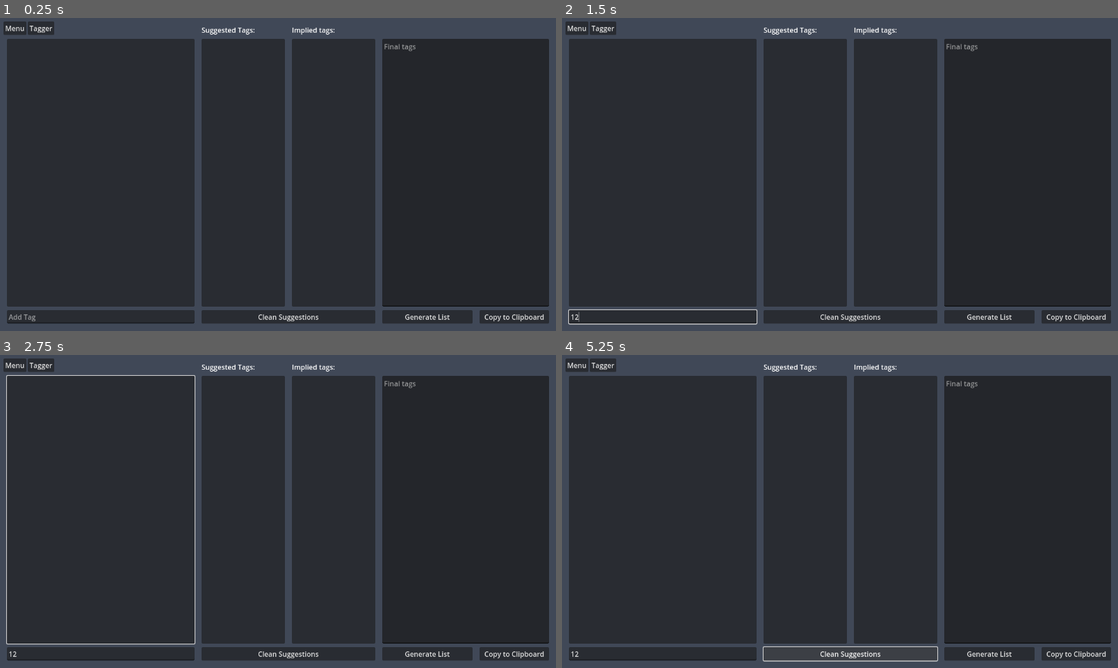
Above: before the commit, frames 1-4 (two rows, left to right).
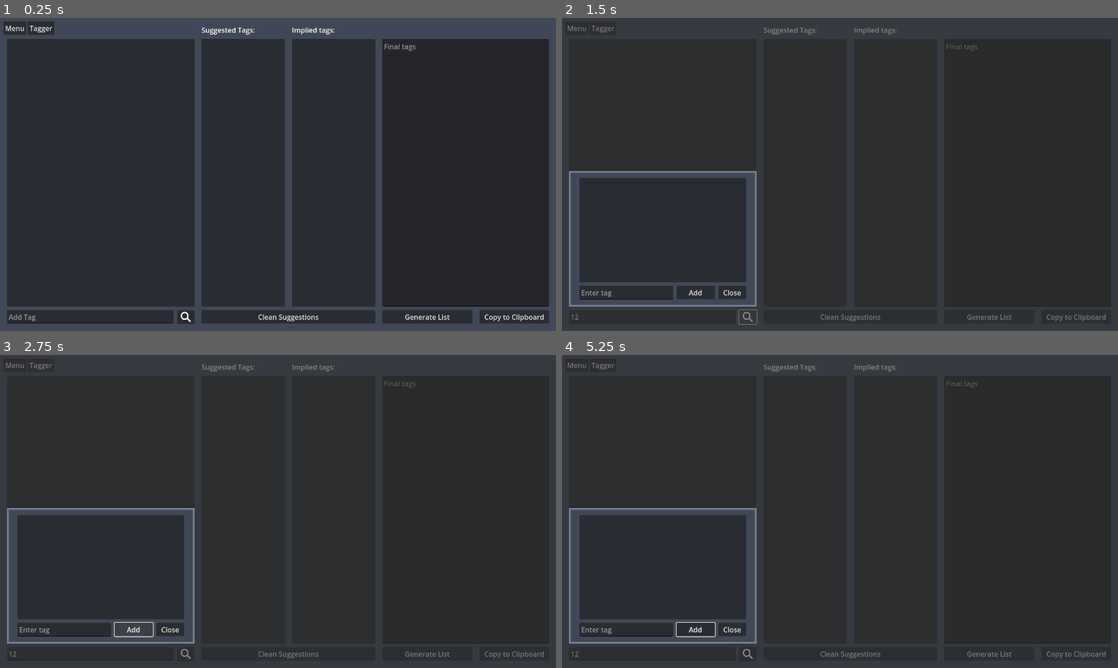
Above: after the commit, the same moments.

Repository: Ketei/e621Tagger
Game: Godot game, scene res://Scenes/application.tscn
Two runs of this game, one before a commit and one after it. Both use one fixed random seed, a clock stepped at 60 frames per second and the inputs below.
Inputs (mouse positions are in pixels of both pictures, inside the frame that each line leads up to):
- Up to frame 1 (0.25 s): no input
- Up to frame 2 (1.5 s): click (662, 315) at 0.52 s; type "12" at 0.6 s; click (745, 318) at 1.27 s
- Up to frame 3 (2.75 s): click (133, 630) at 2 s, where only the run after the commit has a clickable "Add"
- Up to frame 4 (5.25 s): click "Clean Suggestions" at 2.75 s; click "Generate List" at 3.5 s; click "Copy to Clipboard" at 4.25 s; click "Clean Suggestions" at 5 s

The runs differ from the first frame. In frame 1, less than 0.1% of the frame differs, in the area x 31-35%, y 93-98%; in frame 2, 4.5%; in frame 3, 4.9%, in the area x 1-98%, y 2-98%; in frame 4, 4.5%.

Commit message:
Added a tag searcher
Function, scene and icon

Diff:
--- a/Scenes/application.tscn
+++ b/Scenes/application.tscn
@@ -1,10 +1,115 @@
-[gd_scene load_steps=15 format=3 uid="uid://baevxmkhc4c00"]
+[gd_scene load_steps=17 format=3 uid="uid://baevxmkhc4c00"]
 
 [ext_resource type="Script" path="res://Globals/app_script.gd" id="1_3k5pd"]
 [ext_resource type="PackedScene" uid="uid://b6wj2l5tgewim" path="res://Scenes/e621_requester.tscn" id="2_4gepn"]
 [ext_resource type="Script" path="res://Scenes/tagger_controls.gd" id="2_o722f"]
 [ext_resource type="Script" path="res://Classes/list_loader.gd" id="3_nde26"]
+[ext_resource type="Texture2D" uid="uid://dsgcifoux12h5" path="res://Textures/SearchIcon.svg" id="4_83kdk"]
 [ext_resource type="Script" path="res://Classes/taglist_generator.gd" id="5_3orkp"]
+
+[sub_resource type="GDScript" id="GDScript_6n0ht"]
+script/source = "extends Control
+
+signal add_tag_signal(tag_string)
+
+
+@export var tags_to_add: int = 10
+
+@onready var e6_requester_quick_search: e621Requester = $e621RequesterQuickSearch
+@onready var auto_com_line_edit: LineEdit = $AutoComLineEdit
+@onready var auto_complete_item_list: ItemList = $AutoCompleteItemList
+@onready var cancel_auto_button = $CancelAutoButton
+
+@onready var add_auto_complete_node = $\"..\"
+@onready var add_selected_button = $AddSelectedButton
+
+
+var tag_search_array: Array[String] = []
+var is_tagger_requesting: float = false
+
+
+func _ready():
+	e6_requester_quick_search.get_finished.connect(add_online_to_list)
+	auto_com_line_edit.text_submitted.connect(search_for_prefix)
+	cancel_auto_button.pressed.connect(close_add)
+	add_selected_button.pressed.connect(add_selected_to_list)
+
+
+func add_selected_to_list() -> void:
+	if not auto_complete_item_list.is_anything_selected():
+		return
+
+	var selected_item_list: Array = auto_complete_item_list.get_selected_items()
+
+
+	for index_select in selected_item_list:
+		var tag_text: String = auto_complete_item_list.get_item_text(index_select)
+		add_tag_signal.emit(tag_text)
+
+	selected_item_list.reverse()
+
+	for index_remove in selected_item_list:
+		tag_search_array.remove_at(index_remove)
+		auto_complete_item_list.remove_item(index_remove)
+
+	auto_complete_item_list.deselect_all()
+
+
+func search_for_prefix(prefix_to_search: String) -> void:
+	if is_tagger_requesting:
+		e6_requester_quick_search.cancel_main_request()
+
+	tag_search_array.clear()
+
+	for tag in Tagger.tag_manager.search_with_prefix(prefix_to_search):
+		if not tag_search_array.has(tag):
+			auto_complete_item_list.add_item(tag, load(\"res://Textures/valid_tag.png\"))
+			tag_search_array.append(tag)
+
+	auto_com_line_edit.clear()
+
+	e6_requester_quick_search.match_name = [prefix_to_search.strip_edges() + \"*\"]
+	e6_requester_quick_search.get_tags()
+	is_tagger_requesting = true
+
+
+func add_online_to_list() -> void:
+	is_tagger_requesting = false
+
+	var item_list: Array[String] = []
+
+	for e621_tag in e6_requester_quick_search.response_array_unflipped:
+		var temp_format: e621Tag = e621_tag
+		var tag_name: String = temp_format.tag_name
+
+		if tag_search_array.has(tag_name):
+			continue
+
+
+		item_list.append(tag_name)
+
+		if item_list.size() == tags_to_add:
+			break
+
+	for item in item_list:
+		tag_search_array.append(item)
+		auto_complete_item_list.add_item(item, load(\"res://Textures/generic_tag.png\"))
+
+
+func clear_all_items() -> void:
+	auto_com_line_edit.clear()
+	auto_complete_item_list.clear()
+	tag_search_array.clear()
+	if is_tagger_requesting:
+		e6_requester_quick_search.cancel_main_request()
+		is_tagger_requesting = false
+
+
+func close_add() -> void:
+	add_auto_complete_node.visible = false
+	clear_all_items()
+
+"
 
 [sub_resource type="GDScript" id="GDScript_w31il"]
 script/source = "extends Control
@@ -735,9 +840,20 @@
 layout_mode = 0
 offset_left = 16.0
 offset_top = 640.0
-offset_right = 448.0
+offset_right = 400.0
 offset_bottom = 671.0
 placeholder_text = "Add Tag"
+
+[node name="OpenAutoCompleteBTN" type="Button" parent="Tagger"]
+layout_mode = 0
+offset_left = 408.0
+offset_top = 640.0
+offset_right = 448.0
+offset_bottom = 672.0
+tooltip_text = "Search for tags"
+icon = ExtResource("4_83kdk")
+icon_alignment = 1
+expand_icon = true
 
 [node name="Label" type="Label" parent="Tagger"]
 layout_mode = 0
@@ -824,6 +940,92 @@
 editable = false
 wrap_mode = 1
 scroll_smooth = true
+
+[node name="AddAutoComplete" type="Control" parent="Tagger"]
+visible = false
+anchors_preset = 0
+offset_top = -32.0
+offset_right = 1280.0
+offset_bottom = 688.0
+
+[node name="ColorRect" type="ColorRect" parent="Tagger/AddAutoComplete"]
+layout_mode = 1
+anchors_preset = 15
+anchor_right = 1.0
+anchor_bottom = 1.0
+grow_horizontal = 2
+grow_vertical = 2
+mouse_filter = 2
+color = Color(0.184314, 0.184314, 0.184314, 0.588235)
+
+[node name="QuickSearch" type="Control" parent="Tagger/AddAutoComplete"]
+anchors_preset = 0
+offset_left = 16.0
+offset_top = 352.0
+offset_right = 448.0
+offset_bottom = 664.0
+script = SubResource("GDScript_6n0ht")
+
+[node name="ColorRect" type="ColorRect" parent="Tagger/AddAutoComplete/QuickSearch"]
+layout_mode = 1
+anchors_preset = 15
+anchor_right = 1.0
+anchor_bottom = 1.0
+grow_horizontal = 2
+grow_vertical = 2
+color = Color(0.454902, 0.505882, 0.580392, 1)
+
+[node name="MArc" type="ColorRect" parent="Tagger/AddAutoComplete/QuickSearch"]
+layout_mode = 1
+anchors_preset = 15
+anchor_right = 1.0
+anchor_bottom = 1.0
+offset_left = 4.0
+offset_top = 4.0
+offset_right = -4.0
+offset_bottom = -4.0
+grow_horizontal = 2
+grow_vertical = 2
+color = Color(0.25, 0.28125, 0.339844, 1)
+
+[node name="AutoCompleteItemList" type="ItemList" parent="Tagger/AddAutoComplete/QuickSearch"]
+layout_mode = 0
+offset_left = 24.0
+offset_top = 16.0
+offset_right = 408.0
+offset_bottom = 256.0
+select_mode = 1
+fixed_icon_size = Vector2i(10, 10)
+
+[node name="AutoComLineEdit" type="LineEdit" parent="Tagger/AddAutoComplete/QuickSearch"]
+layout_mode = 0
+offset_left = 24.0
+offset_top = 264.0
+offset_right = 240.0
+offset_bottom = 296.0
+placeholder_text = "Enter tag"
+
+[node name="CancelAutoButton" type="Button" parent="Tagger/AddAutoComplete/QuickSearch"]
+layout_mode = 0
+offset_left = 344.0
+offset_top = 264.0
+offset_right = 408.0
+offset_bottom = 295.0
+text = "Close"
+
+[node name="e621RequesterQuickSearch" parent="Tagger/AddAutoComplete/QuickSearch" instance=ExtResource("2_4gepn")]
+max_parallel_requests = 0
+timeout_time = 5.0
+order = "count"
+
+[node name="AddSelectedButton" type="Button" parent="Tagger/AddAutoComplete/QuickSearch"]
+layout_mode = 0
+offset_left = 248.0
+offset_top = 264.0
+offset_right = 336.0
+offset_bottom = 295.0
+tooltip_text = "Adds all selected tags to the main list"
+text = "Add"
 
 [node name="ListLoader" type="Control" parent="."]
 visible = false
@@ -1468,6 +1670,7 @@
 [node name="e621Requester" parent="." instance=ExtResource("2_4gepn")]
 unique_name_in_owner = true
 max_parallel_requests = 0
+timeout_time = 10.0
 post_limit = 1
 
 [node name="TagListGenerator" type="Node" parent="."]
--- a/Scenes/tagger_controls.gd
+++ b/Scenes/tagger_controls.gd
@@ -10,6 +10,8 @@
 @onready var implied_list = $"Implied Tags/ImpliedList"
 @onready var copy_to_clipboard = %CopyToClipboard
 @onready var clean_suggestions_button = $CleanSuggestionsButton
+@onready var add_auto_complete = $AddAutoComplete
+@onready var open_auto_complete_btn = $OpenAutoCompleteBTN
 
 @onready var tagger_menu_bar: PopupMenu = $TaggerMenuBar/Tagger
 
@@ -29,7 +31,10 @@
 
 
 func _ready():
-
+	$AddAutoComplete/QuickSearch.add_tag_signal.connect(add_tag)
+
+	add_auto_complete.visible = false
+	open_auto_complete_btn.pressed.connect(show_searcher)
 	tagger_menu_bar.set_item_checked(tagger_menu_bar.get_item_index(2), Tagger.settings.search_suggested)
 	tagger_menu_bar.set_item_checked(tagger_menu_bar.get_item_index(3), Tagger.settings.load_suggested)
 
@@ -63,6 +68,10 @@
 	if event.is_action_pressed("ui_text_delete") and item_list.is_anything_selected():
 		for selected_item in item_list.get_selected_items():
 			item_list.remove_item(selected_item)
+
+
+func show_searcher() -> void:
+	add_auto_complete.visible = true
 
 
 func tagger_menu_pressed(option_id: int) -> void:
@@ -153,6 +162,18 @@
 	array_ref.resize(array_ref.size() - 1)
 
 
+func add_tag(tag_to_add: String) -> void:
+	if _full_tag_list.has(tag_to_add):
+		return
+
+	if Tagger.tag_manager.has_tag(tag_to_add):
+		if not valid_tags.has(tag_to_add):
+			var _tag_loading = Tagger.tag_manager.get_tag(tag_to_add)
+			add_valid_tag(tag_to_add, _tag_loading)
+	else:
+		add_generic_tag(tag_to_add)
+
+
 func submit_text(text_to_add: String) -> void: # Adds a tag.
 	text_to_add = text_to_add.to_lower().strip_edges()
 
@@ -166,7 +187,6 @@
 		add_invalid_tag(_target_tag)
 		line_edit.clear()
 		return
-
 
 	if _full_tag_list.has(_target_tag):
 		item_list.select(_full_tag_list.find(_target_tag))
@@ -174,12 +194,7 @@
 		line_edit.clear()
 		return
 
-	if Tagger.tag_manager.has_tag(_target_tag):
-		if not valid_tags.has(_target_tag):
-			var _tag_loading = Tagger.tag_manager.get_tag(_target_tag)
-			add_valid_tag(_target_tag, _tag_loading)
-	else:
-		add_generic_tag(_target_tag)
+	add_tag(text_to_add)
 
 	line_edit.clear()
 
--- /dev/null
+++ b/Textures/SearchIcon.svg
@@ -0,0 +1,67 @@
+<?xml version="1.0" encoding="UTF-8" standalone="no"?>
+<!-- Created with Inkscape (http://www.inkscape.org/) -->
+
+<svg
+   width="500"
+   height="500"
+   viewBox="0 0 500 500"
+   version="1.1"
+   id="svg1"
+   sodipodi:docname="SearchIcon.svg"
+   inkscape:version="1.3 (0e150ed6c4, 2023-07-21)"
+   xmlns:inkscape="http://www.inkscape.org/namespaces/inkscape"
+   xmlns:sodipodi="http://sodipodi.sourceforge.net/DTD/sodipodi-0.dtd"
+   xmlns="http://www.w3.org/2000/svg"
+   xmlns:svg="http://www.w3.org/2000/svg">
+  <sodipodi:namedview
+     id="namedview1"
+     pagecolor="#505050"
+     bordercolor="#ffffff"
+     borderopacity="1"
+     inkscape:showpageshadow="0"
+     inkscape:pageopacity="0"
+     inkscape:pagecheckerboard="1"
+     inkscape:deskcolor="#505050"
+     inkscape:document-units="mm"
+     showgrid="true"
+     inkscape:zoom="2.3900209"
+     inkscape:cx="445.39359"
+     inkscape:cy="456.27216"
+     inkscape:window-width="1920"
+     inkscape:window-height="1057"
+     inkscape:window-x="1912"
+     inkscape:window-y="-8"
+     inkscape:window-maximized="1"
+     inkscape:current-layer="layer1">
+    <inkscape:grid
+       id="grid1"
+       units="px"
+       originx="0"
+       originy="0"
+       spacingx="16"
+       spacingy="16"
+       empcolor="#0099e5"
+       empopacity="0.30196078"
+       color="#0099e5"
+       opacity="0.14901961"
+       empspacing="5"
+       dotted="false"
+       gridanglex="30"
+       gridanglez="30"
+       visible="true"
+       enabled="true"
+       snapvisiblegridlinesonly="true" />
+  </sodipodi:namedview>
+  <defs
+     id="defs1" />
+  <g
+     inkscape:label="Layer 1"
+     inkscape:groupmode="layer"
+     id="layer1">
+    <path
+       id="path4"
+       style="fill:#ffffff;stroke:none;stroke-width:1.22152;fill-opacity:1"
+       d="M 192,0 C 85.961328,0 0,85.961328 0,192 c 0,106.03867 85.961328,192 192,192 37.07975,-0.0202 73.36041,-10.77696 104.45898,-30.9707 l 123.25586,123.25586 c 15.62117,15.62216 40.94915,15.62216 56.57032,0 15.62216,-15.62117 15.62216,-40.94915 0,-56.57032 L 353.0293,296.45898 C 373.22304,265.36041 383.97977,229.07975 384,192 384,85.961328 298.03867,0 192,0 Z m 0,64 c 70.69245,0 128,57.30755 128,128 0,70.69245 -57.30755,128 -128,128 C 121.30755,320 64,262.69245 64,192 64,121.30755 121.30755,64 192,64 Z"
+       sodipodi:nodetypes="sscccccccssssss" />
+  </g>
+</svg>
Not shown, added: Textures/SearchIcon.svg.import
